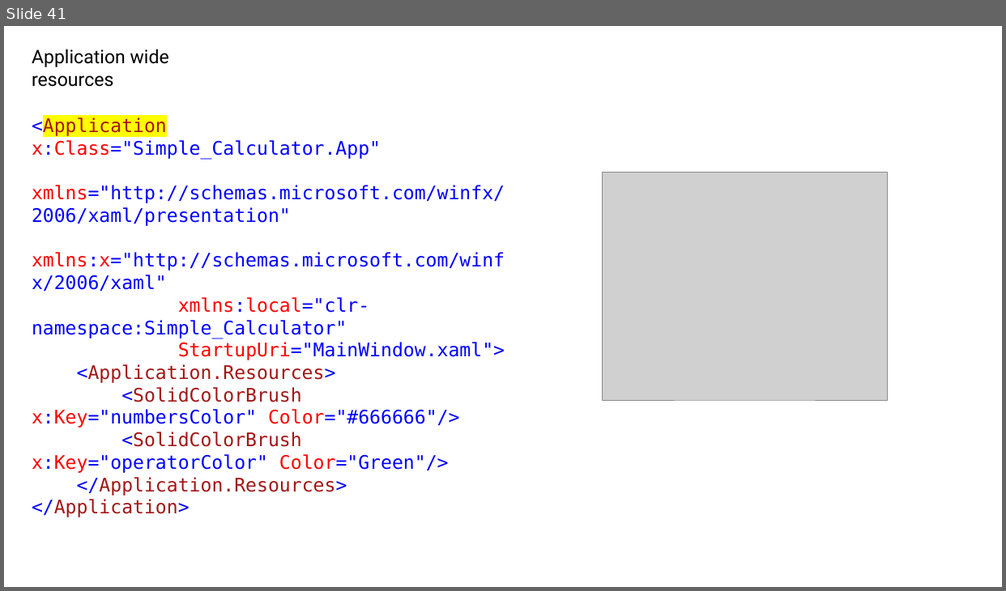
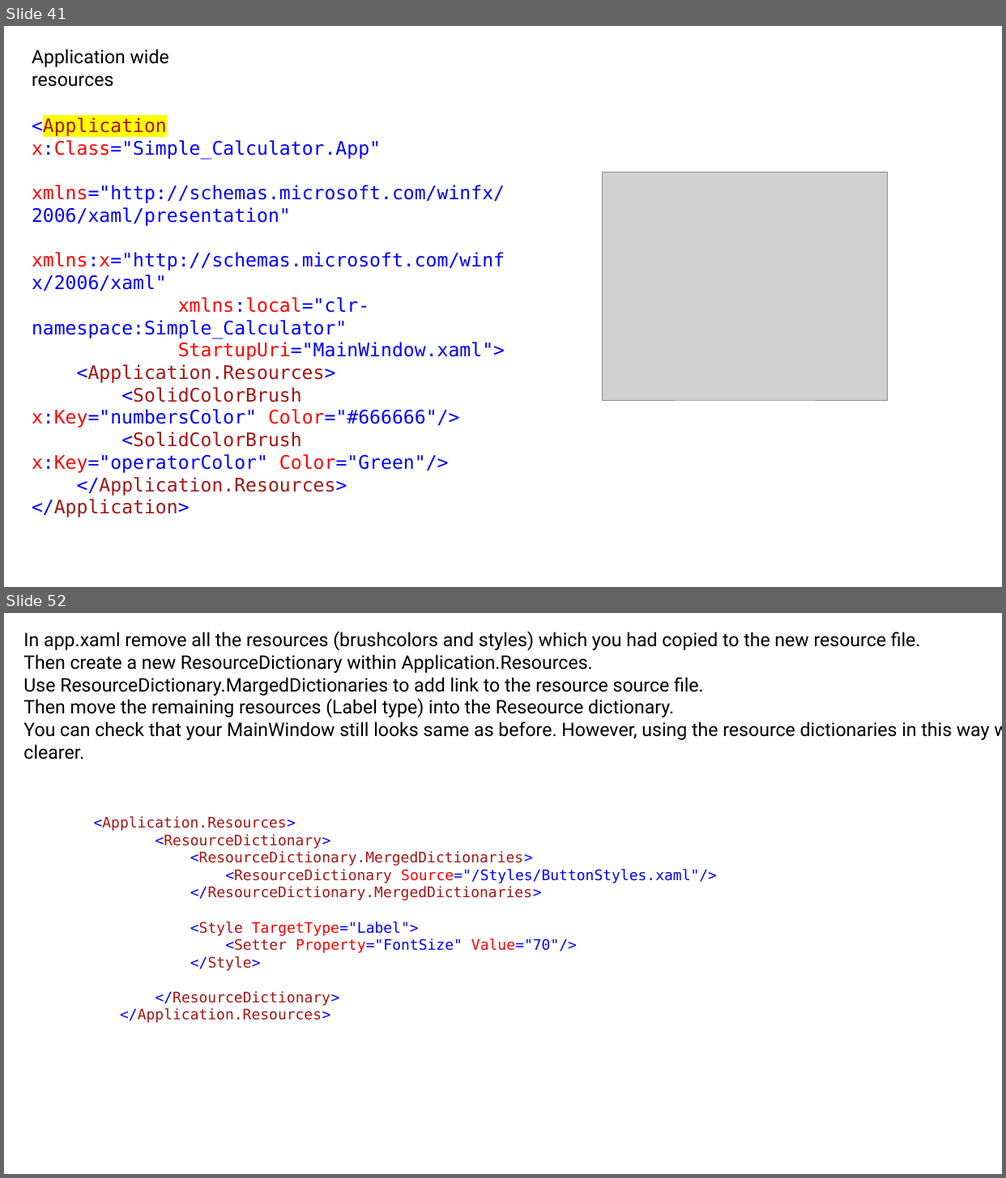
Before and after one commit to DanielZdebski/Simple-Calculator, a slide deck: Simple Calculator/presentation/My WPF notes.pptx. Shown one above the other, each under a label of ours: slide 41 before the commit, slides 41 and 52 after it; the slides between them are not shown. The pictures are 1006x591 and 1006x1178 pixels, drawn with LibreOffice and Linux fonts; fonts in the diff are those of the drawing; grey boxes stand for pictures. Boxes give left, top, right and bottom in pixels: in the first picture for what was removed or moved away, otherwise in the second. Text is boxed around its words. In the diff, an @@ line names an element or a change of style, - is before the commit and + after.

```diff
--- a/Simple Calculator/presentation/My WPF notes.pptx
+++ b/Simple Calculator/presentation/My WPF notes.pptx
@@ slide 52 added at [4, 613, 1002, 1174], background #FFFFFF @@
@@ text added at [23, 631, 990, 740], 18 pt, text #000000 @@
+In app.xaml remove all the resources (brushcolors and styles) which you had copied to the new resource file.
+Then create a new ResourceDictionary within Application.Resources.
+Use ResourceDictionary.MargedDictionaries to add link to the resource source file.
+Then move the remaining resources (Label type) into the Reseource dictionary.
+You can check that your MainWindow still looks same as before. However, using the resource dictionaries in this way will help you with larger and more complex applications to be clearer.
@@ text added at [94, 816, 717, 1023], 14 pt, text #A31515 @@
+<Application.Resources>
+<ResourceDictionary>
+<ResourceDictionary.MergedDictionaries>
+<ResourceDictionary Source="/Styles/ButtonStyles.xaml"/>
+</ResourceDictionary.MergedDictionaries>
+<Style TargetType="Label">
+<Setter Property="FontSize" Value="70"/>
+</Style>
+</ResourceDictionary>
+</Application.Resources>
```
Also in this commit, not shown: 13 other slides added, 14 slides removed, 14 other files.
